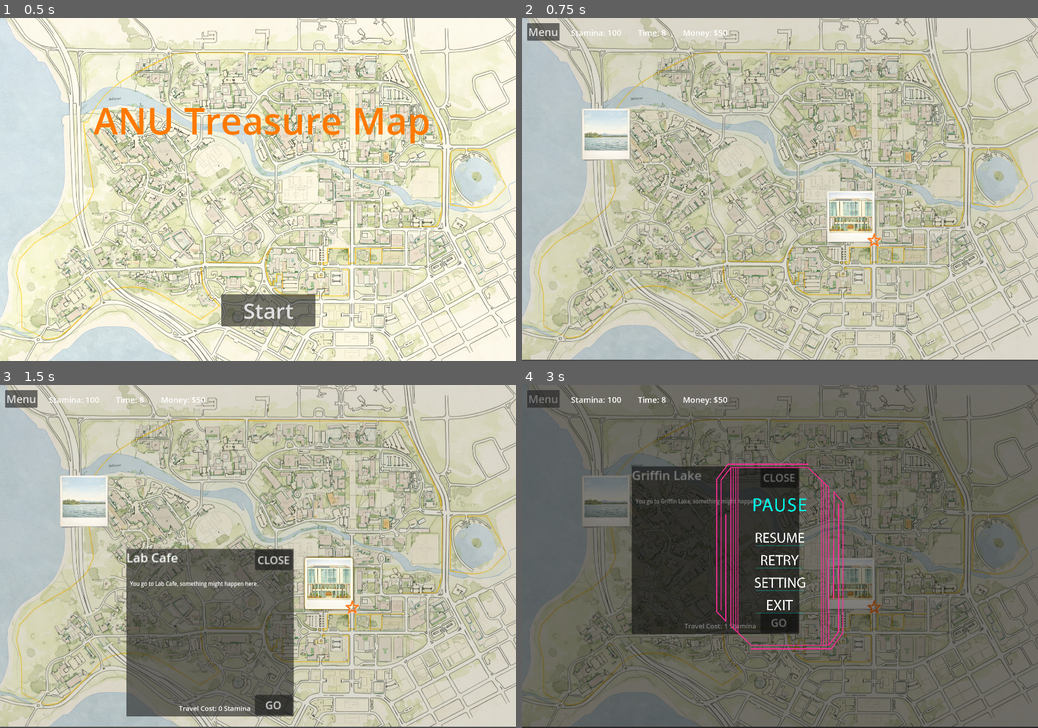
Above: before the commit, frames 1-4 (two rows, left to right).
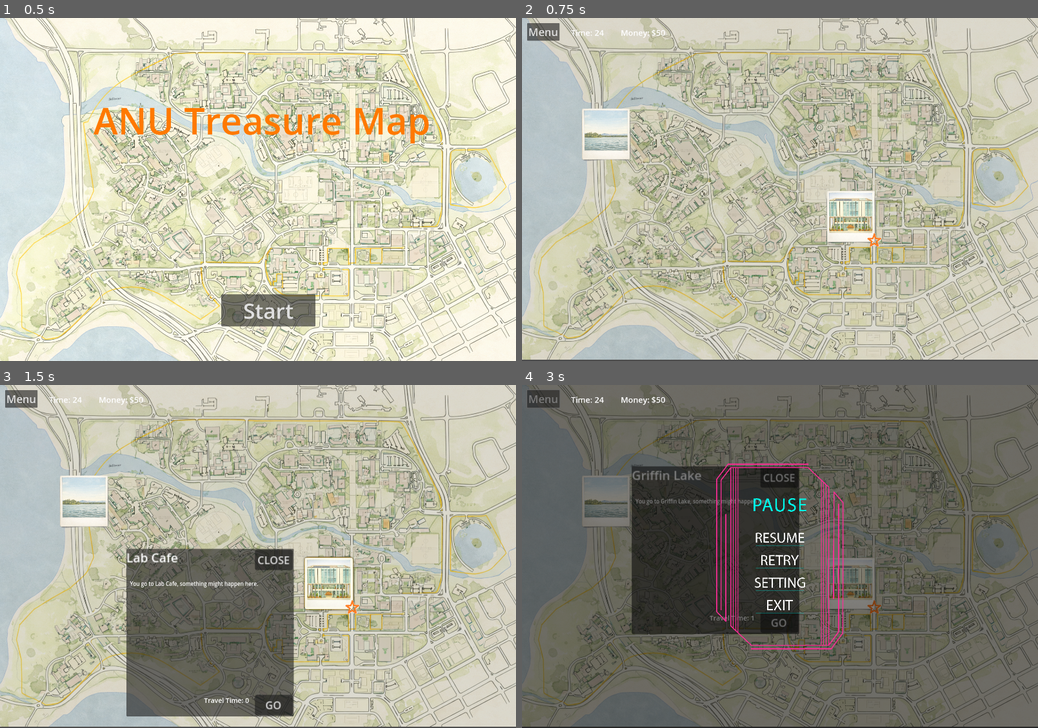
Above: after the commit, the same moments.

Repository: JeongJoonLee-kr/ANU_TreasureMap
Game: Godot game, scene res://Start.tscn
Two runs of this game, one before a commit and one after it. Both use one fixed random seed, a clock stepped at 60 frames per second and the inputs below.
Inputs (mouse positions are in pixels of both pictures, inside the frame that each line leads up to):
- Up to frame 1 (0.5 s): no input
- Up to frame 2 (0.75 s): click "Start" at 0.5 s
- Up to frame 3 (1.5 s): click (330, 583) at 1.25 s
- Up to frame 4 (3 s): click (604, 501) at 2 s; click (527, 391) at 2.77 s

Frame 1 is identical in both runs. In frame 2, 0.2% of the frame differs, in the area x 9-40%, y 3-6%; in frame 3, 0.3%; in frame 4, 0.4%, in the area x 9-46%, y 3-72%.

Commit message:
delete the stamina resource

Diff:
--- a/Godot_Game/anu-treasure-map/map.tscn
+++ b/Godot_Game/anu-treasure-map/map.tscn
@@ -78,12 +78,12 @@
 
 [node name="TravelCostLabel" type="Label" parent="MapControl/EventPanel"]
 layout_mode = 0
-offset_left = 128.38513
-offset_top = 462.0
-offset_right = 371.38513
-offset_bottom = 490.0
+offset_left = 124.0
+offset_top = 438.0
+offset_right = 367.0
+offset_bottom = 464.0
 theme_override_font_sizes/font_size = 20
-text = "Travel Cost: 0 Stamina"
+text = "Travel Time: 0"
 horizontal_alignment = 2
 
 [node name="MapBackground" type="TextureRect" parent="MapControl"]
@@ -127,6 +127,12 @@
 offset_bottom = 64.0
 mouse_filter = 2
 texture = ExtResource("18_star")
+
+[node name="TextureButton" type="TextureButton" parent="MapControl"]
+layout_mode = 0
+offset_left = -1.0
+offset_right = 39.0
+offset_bottom = 40.0
 
 [node name="UILayer" type="CanvasLayer" parent="."]
 process_mode = 3
@@ -289,11 +295,6 @@
 offset_bottom = 64.0
 theme_override_constants/separation = 50
 
-[node name="StaminaLabel" type="Label" parent="HUD/Topbar"]
-layout_mode = 2
-theme_override_font_sizes/font_size = 24
-text = "Stamina:"
-
 [node name="TimeLabel" type="Label" parent="HUD/Topbar"]
 layout_mode = 2
 theme_override_font_sizes/font_size = 24
--- a/Godot_Game/anu-treasure-map/systems/Script/autoloads/global.gd
+++ b/Godot_Game/anu-treasure-map/systems/Script/autoloads/global.gd
@@ -7,6 +7,6 @@
 var selected_location_id: String = "lab_cafe"
 var player_location_id: String = "lab_cafe"
 
-var stamina: int = 100
-var time: int = 8
+var time: int = 24
 var money: int = 50
+var travel_time_per_edge: int = 1
--- a/Godot_Game/anu-treasure-map/systems/Script/map/map.gd
+++ b/Godot_Game/anu-treasure-map/systems/Script/map/map.gd
@@ -9,7 +9,6 @@
 @onready var lake_icon: Control = $LakeIcon
 @onready var current_location_marker: TextureRect = $CurrentLocationMarker
 
-@onready var stamina_label = $"../HUD/Topbar/StaminaLabel"
 @onready var time_label = $"../HUD/Topbar/TimeLabel"
 @onready var money_label = $"../HUD/Topbar/MoneyLabel"
 
@@ -25,14 +24,12 @@
 
 # Load the resource UI.
 func update_resource_ui() -> void:
-	stamina_label.text = "Stamina: " + str(Global.stamina)
 	time_label.text = "Time: " + str(Global.time)
 	money_label.text = "Money: $" + str(Global.money)
 
 
 # Test，press P to change the number
 func test_change_resources() -> void:
-	Global.stamina -= 10
 	Global.time += 1
 	Global.money += 20
 	update_resource_ui()
@@ -99,7 +96,7 @@
 		return
 
 	var data: Dictionary = location_data[location_id] as Dictionary
-	var travel_cost := get_travel_cost(Global.player_location_id, location_id)
+	var travel_time := get_travel_time(Global.player_location_id, location_id)
 	var can_travel := can_travel_to_location(location_id)
 
 	event_panel.open_popup(
@@ -107,23 +104,23 @@
 		data.get("description", ""),
 		icon,
 		location_id,
-		travel_cost,
+		travel_time,
 		can_travel
 	)
 
 
 func try_move_to_location(target_location_id: String) -> void:
-	var travel_cost := get_travel_cost(Global.player_location_id, target_location_id)
+	var travel_time := get_travel_time(Global.player_location_id, target_location_id)
 
-	if travel_cost < 0:
-		event_panel.show_travel_status("Travel Cost: Unreachable", false)
+	if travel_time < 0:
+		event_panel.show_travel_status("Travel Time: Unreachable", false)
 		return
 
-	if Global.stamina < travel_cost:
-		event_panel.show_travel_status("Travel Cost: %d Stamina (Not enough)" % travel_cost, false)
+	if Global.time < travel_time:
+		event_panel.show_travel_status("Travel Time: %d (Not enough)" % travel_time, false)
 		return
 
-	Global.stamina -= travel_cost
+	Global.time -= travel_time
 	Global.current_location_id = target_location_id
 	Global.selected_location_id = target_location_id
 	Global.player_location_id = target_location_id
@@ -133,11 +130,11 @@
 
 
 func can_travel_to_location(target_location_id: String) -> bool:
-	var travel_cost := get_travel_cost(Global.player_location_id, target_location_id)
-	return travel_cost >= 0 and Global.stamina >= travel_cost
+	var travel_time := get_travel_time(Global.player_location_id, target_location_id)
+	return travel_time >= 0 and Global.time >= travel_time
 
 
-func get_travel_cost(from_location_id: String, to_location_id: String) -> int:
+func get_travel_time(from_location_id: String, to_location_id: String) -> int:
 	if from_location_id == "" or to_location_id == "":
 		return -1
 
@@ -161,7 +158,7 @@
 
 			var next_distance := current_distance + 1
 			if neighbor_id == to_location_id:
-				return next_distance
+				return next_distance * Global.travel_time_per_edge
 
 			visited[neighbor_id] = true
 			queue.push_back({"id": neighbor_id, "distance": next_distance})
--- a/Godot_Game/anu-treasure-map/systems/Script/map/map_event_panel.gd
+++ b/Godot_Game/anu-treasure-map/systems/Script/map/map_event_panel.gd
@@ -31,14 +31,14 @@
 	desc: String,
 	icon: Control,
 	location_id: String,
-	travel_cost: int,
+	travel_time: int,
 	can_travel: bool
 ) -> void:
 	# Update popup text content.
 	location_title.text = title
 	description.text = desc
 	target_location_id = location_id
-	show_travel_status(_build_travel_cost_text(travel_cost, can_travel), can_travel)
+	show_travel_status(_build_travel_time_text(travel_time, can_travel), can_travel)
 
 	# Show the popup first, then wait one frame
 	# so the popup size can be updated correctly.
@@ -111,11 +111,11 @@
 	go_button.disabled = not can_travel
 
 
-func _build_travel_cost_text(travel_cost: int, can_travel: bool) -> String:
-	if travel_cost < 0:
-		return "Travel Cost: Unreachable"
+func _build_travel_time_text(travel_time: int, can_travel: bool) -> String:
+	if travel_time < 0:
+		return "Travel Time: Unreachable"
 
 	if can_travel:
-		return "Travel Cost: %d Stamina" % travel_cost
+		return "Travel Time: %d" % travel_time
 
-	return "Travel Cost: %d Stamina (Not enough)" % travel_cost
+	return "Travel Time: %d (Not enough)" % travel_time
